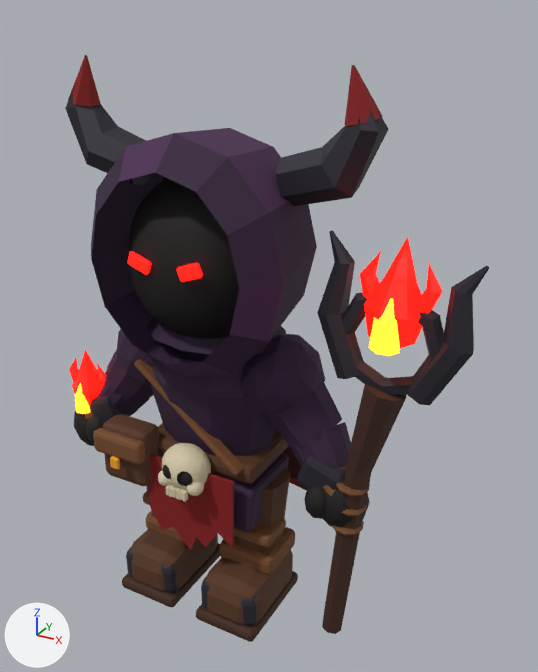
Two versions of the glTF model src/Game/Assets/Authored/characters/evil_mage_unit.glb, one commit apart.
The view is the same before and after, from a 50 mm camera at (1.97, -3.01, 3.14) aimed at (0.25, 0.12, 1.58). The lights are fixed; the arrows at lower left show +X, +Y and +Z. The first picture is the older version. Where no turn or scale is listed for an object, it has been applied to the vertices. Vertices at exactly the same position are counted once.

Script lines for the objects in view, before the commit:
```python
ob_bent_dark_helmet_horn = bpy.data.objects.new('Bent dark helmet horn', me_bent_dark_helmet_horn)
ob_bent_dark_helmet_horn.location = (0.0, 0.0, 0.0)
ob_bent_dark_helmet_horn_001 = bpy.data.objects.new('Bent dark helmet horn.001', me_bent_dark_helmet_horn_001)
ob_bent_dark_helmet_horn_001.location = (0.0, 0.0, 0.0)
ob_dark_wrist_bracer = bpy.data.objects.new('Dark wrist bracer', me_dark_wrist_bracer_002)
ob_dark_wrist_bracer.location = (0.0, 0.0, 0.0)
ob_red_horn_tip = bpy.data.objects.new('Red horn tip', me_red_horn_tip)
ob_red_horn_tip.location = (0.0, 0.0, 0.0)
ob_red_horn_tip_001 = bpy.data.objects.new('Red horn tip.001', me_red_horn_tip_001)
ob_red_horn_tip_001.location = (0.0, 0.0, 0.0)
# also in view: 'Rounded tunic shoulder' at (0.39, 0.0, 1.43); 'Staff crooked claw.001' at (1.23, -0.14, 1.89); 'Oversized leather boot' at (0.26, -0.13, 0.17); 'Boot sole.001' at (-0.26, -0.14, 0.05); 'Tunic skirt panel' at (0.18, -0.04, 0.74)
```
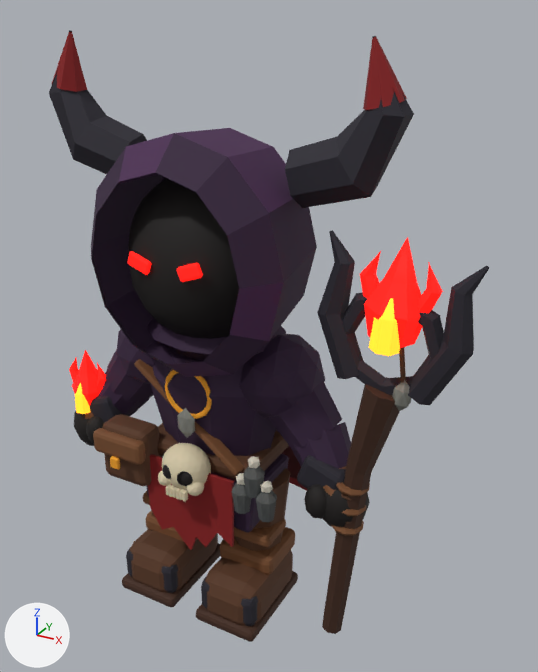
What differs and where, as boxes (x1, y1, x2, y2) in the pictures (538 x 672 px):
'Bent dark helmet horn.001', moved, rescaled (13% wider, 22% taller): before (275, 65, 389, 206); after (285, 36, 414, 208)
'Bent dark helmet horn', moved, rescaled (15% wider, 11% taller): before (65, 55, 150, 185); after (49, 30, 147, 174)
'Red horn tip.001', moved, rescaled (15% wider, 21% taller): before (345, 66, 383, 126); after (363, 37, 407, 110)
'Red horn tip', moved, rescaled (15% taller): before (68, 55, 101, 107); after (52, 32, 87, 92)
'Woodland occult field vial.002', added: after (256, 490, 277, 522)
'Woodland occult field vial.001', added: after (243, 466, 265, 498)
'Woodland scholar talisman chain', added (orange): after (165, 370, 212, 419)
'Woodland occult field vial', added: after (232, 483, 251, 514)
'Woodland staff carved seed charm', added: after (392, 380, 412, 411)
'Woodland carved talisman', added: after (177, 408, 195, 438)
'Woodland staff hanging charm cord', added (mostly hidden): after (399, 347, 406, 382)
'Woodland vial bone stopper.001', added: after (248, 456, 260, 468)
'Woodland vial bone stopper.002', added: after (260, 481, 273, 493)
'Woodland vial bone stopper', added: after (236, 473, 245, 485)

Edits to the bpy script that builds the scene:
```text
Add mat_stone:
    mat_stone = bpy.data.materials.new('stone')
    # uses the picture img_painted_stone_normal
    # uses the picture img_painted_stone_roughness
    # uses the picture img_vivid_painted_v1_a043754592d28d33d802271f
Add mat_stone_dark:
    mat_stone_dark = bpy.data.materials.new('stone_dark')
    # uses the picture img_painted_stone_dark_color
    # uses the picture img_painted_stone_normal
    # uses the picture img_painted_stone_roughness
Change me_bent_dark_helmet_horn:
    remove me_bent_dark_helmet_horn.from_pydata(...)  # 28 vertices, 52 faces; spans x -0.868..-0.38, y -0.11..0.138, z 2.312..2.932
    add me_bent_dark_helmet_horn.from_pydata(...)  # 28 vertices, 52 faces; spans x -0.972..-0.425, y -0.114..0.141, z 2.312..3.044
    me_bent_dark_helmet_horn part 1: the whole mesh is scaled about its middle by (1.12, 1.03, 1.18), then moved by (-0.075, 0.0, 0.056)
Change me_bent_dark_helmet_horn_001:
    remove me_bent_dark_helmet_horn_001.from_pydata(...)  # 28 vertices, 52 faces; spans x 0.38..0.866, y -0.098..0.15, z 2.312..2.932
    add me_bent_dark_helmet_horn_001.from_pydata(...)  # 28 vertices, 52 faces; spans x 0.425..0.97, y -0.101..0.154, z 2.312..3.044
    me_bent_dark_helmet_horn_001 part 2: the whole mesh is scaled about its middle by (1.12, 1.03, 1.18), then moved by (0.075, 0.0, 0.056)
Change me_red_horn_tip:
    remove me_red_horn_tip.from_pydata(...)  # 14 vertices, 24 faces; spans x -0.842..-0.684, y -0.068..0.095, z 2.691..2.931
    add me_red_horn_tip.from_pydata(...)  # 14 vertices, 24 faces; spans x -0.943..-0.766, y -0.07..0.098, z 2.759..3.043
    me_red_horn_tip part 3: the whole mesh is scaled about its middle by (1.12, 1.03, 1.18), then moved by (-0.091, 0.0, 0.09)
Change me_red_horn_tip_001:
    remove me_red_horn_tip_001.from_pydata(...)  # 14 vertices, 24 faces; spans x 0.678..0.836, y -0.065..0.098, z 2.691..2.931
    add me_red_horn_tip_001.from_pydata(...)  # 14 vertices, 24 faces; spans x 0.76..0.937, y -0.068..0.1, z 2.759..3.043
    me_red_horn_tip_001 part 4: the whole mesh is scaled about its middle by (1.12, 1.03, 1.18), then moved by (0.091, 0.0, 0.09)
Add ob_woodland_staff_hanging_charm_cord:
    ob_woodland_staff_hanging_charm_cord = bpy.data.objects.new('Woodland staff hanging charm cord', me_woodland_staff_hanging_charm_cord)  # 12 vertices, 20 faces; spans x 0.179..0.25, y -0.05..0.01, z 0.721..1.0; in mat_leather (brown #57341d)
    ob_woodland_staff_hanging_charm_cord.location = (0.85, -0.14, 0.9)
Add ob_woodland_staff_carved_seed_charm:
    ob_woodland_staff_carved_seed_charm = bpy.data.objects.new('Woodland staff carved seed charm', me_woodland_staff_carved_seed_charm)  # 12 vertices, 20 faces; spans x 0.188..0.283, y -0.074..-0.006, z 0.604..0.763
    ob_woodland_staff_carved_seed_charm.location = (0.85, -0.14, 0.9)
Add ob_woodland_vial_bone_stopper_002:
    ob_woodland_vial_bone_stopper_002 = bpy.data.objects.new('Woodland vial bone stopper.002', me_woodland_vial_bone_stopper_002)  # an icosphere of 20 faces spanning x 0.4487..0.5113, y -0.3498..-0.2902, z 0.95..1.02; in mat_cream (pale yellow #d0caba)
    ob_woodland_vial_bone_stopper_002.location = (0.0, 0.0, 0.0)
Add ob_woodland_vial_bone_stopper_001:
    ob_woodland_vial_bone_stopper_001 = bpy.data.objects.new('Woodland vial bone stopper.001', me_woodland_vial_bone_stopper_001)  # an icosphere of 20 faces spanning x 0.3787..0.4413, y -0.3498..-0.2902, z 1.07..1.14; in mat_cream (pale yellow #d0caba)
    ob_woodland_vial_bone_stopper_001.location = (0.0, 0.0, 0.0)
Add ob_woodland_vial_bone_stopper:
    ob_woodland_vial_bone_stopper = bpy.data.objects.new('Woodland vial bone stopper', me_woodland_vial_bone_stopper)  # an icosphere of 20 faces spanning x 0.3087..0.3713, y -0.3498..-0.2902, z 0.95..1.02; in mat_cream (pale yellow #d0caba)
    ob_woodland_vial_bone_stopper.location = (0.0, 0.0, 0.0)
Add ob_woodland_scholar_talisman_chain:
    ob_woodland_scholar_talisman_chain = bpy.data.objects.new('Woodland scholar talisman chain', me_woodland_scholar_talisman_chain)  # 96 vertices, 192 faces; spans x -0.144..0.144, y -0.282..-0.258, z 1.216..1.504; in mat_gold (orange #f5a626)
    ob_woodland_scholar_talisman_chain.location = (0.0, 0.0, 0.0)
Add ob_woodland_occult_field_vial_002:
    ob_woodland_occult_field_vial_002 = bpy.data.objects.new('Woodland occult field vial.002', me_woodland_occult_field_vial_002)  # 24 vertices, 44 faces; spans x 0.425..0.535, y -0.375..-0.265, z 0.8..0.97
    ob_woodland_occult_field_vial_002.location = (0.0, 0.0, 0.0)
Add ob_woodland_occult_field_vial_001:
    ob_woodland_occult_field_vial_001 = bpy.data.objects.new('Woodland occult field vial.001', me_woodland_occult_field_vial_001)  # 24 vertices, 44 faces; spans x 0.355..0.465, y -0.375..-0.265, z 0.92..1.09
    ob_woodland_occult_field_vial_001.location = (0.0, 0.0, 0.0)
Add ob_woodland_occult_field_vial:
    ob_woodland_occult_field_vial = bpy.data.objects.new('Woodland occult field vial', me_woodland_occult_field_vial)  # 24 vertices, 44 faces; spans x 0.285..0.395, y -0.375..-0.265, z 0.8..0.97
    ob_woodland_occult_field_vial.location = (0.0, 0.0, 0.0)
Add ob_woodland_carved_talisman:
    ob_woodland_carved_talisman = bpy.data.objects.new('Woodland carved talisman', me_woodland_carved_talisman)  # an icosphere of 20 faces spanning x -0.054..0.054, y -0.322..-0.278, z 1.11..1.29
    ob_woodland_carved_talisman.location = (0.0, 0.0, 0.0)
```
